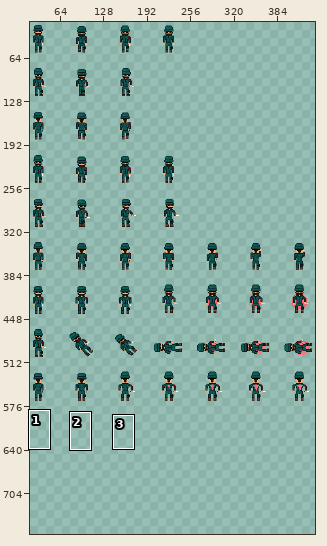
Sprite sheet: Assets/Sprites/Militar.png. The picture above shows the old version from afar; the outline marks the close-up.
Close-up. Earlier state:
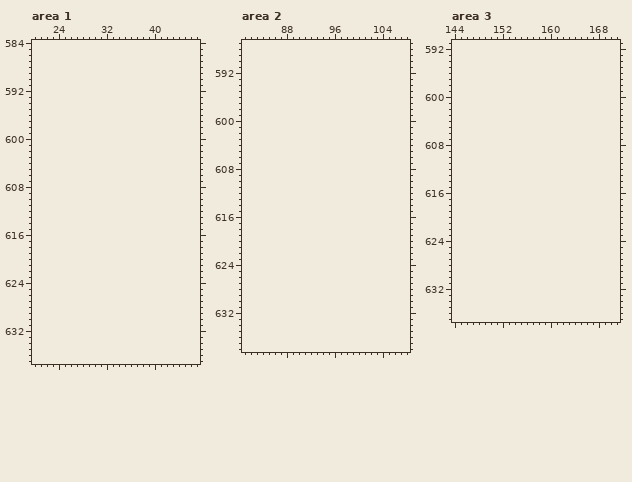
The file is 448x576 pixels. Pixels under 10% opacity are left out. Colours within 5 levels of each other are drawn and written as one. Shown: area 1: x 20..47, y 584..637; area 2: x 81..108, y 587..638; area 3: x 144..171, y 591..637. The old version is drawn lined up with the new one, on the new canvas. The wide view leaves out empty margins. The commit also changed other parts of the picture, which this record leaves out.
Palette (. is transparent): 
The result:
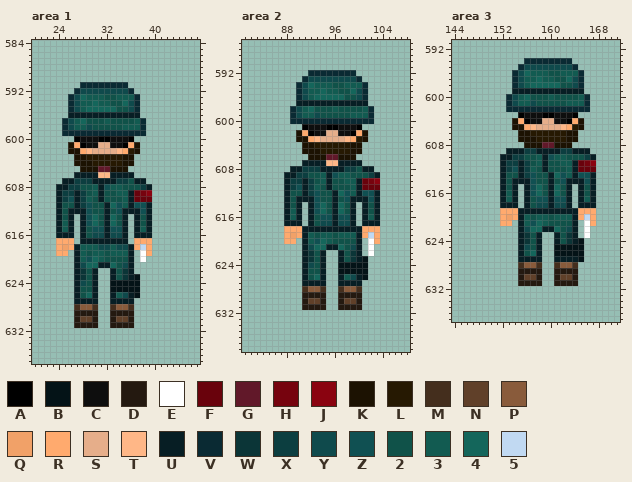
Colours new in this view: A #000000  B #041317  C #0e0e0e  D #241910  E #ffffff  F #69020c  G #611829  H #76030e  J #8a0310  K #1c1202  L #261902  M #442e1d  N #604029  P #895b3b  Q #f1a168  R #ffaa6e  S #e6ae8a  T #ffb787  U #071e24  V #0a2a33  W #0b3537  X #0c3e40  Y #0f4a4c  Z #105052  2 #105249  3 #125b51  4 #14665b  5 #c1d9f2
The exact change:
canvas 448x576 -> 448x768
Changed rows in their new state; - is an unchanged pixel.
Area 1:
first column x 24:
591 ----VVVVVVVV----
592 ---VYYYYYYYYV---
593 --VY433322333V--
594 --VY33433224YV--
595 --VY34444422YV--
596 --UUUUUUUUUUUU--
597 -VY34222322223V-
598 -VY33Y22222333V-
599 -VVVVVVVVVVVVVV-
600 ---ACCCAACCCA---
601 --KRACCSSCCARK--
602 --KKRTSSSSTRLK--
603 ---KKLLLLLLKK---
604 ---KKKLLLLLKK---
605 ----KKKGGKKK----
606 ---UUUUTTUUUU---
607 -UUXXXUUUUXX2UU-
608 UUXX223UZ33222XU
609 UXXUX23U2233UFHJ
610 UXZUX32U2223UFFF
611 U22UXZ22U4Z3UZZU
612 U2UUUZ22U2ZUUUZU
613 U2U-UZ42U42U-U2U
614 U3U-UZ42U42U-U2U
615 U3U-U2ZZUZZU-U3U
616 UUU-U2YYUYYU-UUU
617 RRR-UUUUUUUU-RRR
618 RQRU333YY3YYUR5R
619 RR-U32332333U-ER
620 ---U3Z432222U-E-
621 ---UY44UU42YU---
622 ---UW2U--U2WU---
623 ---UW2U--U2WUB--
624 ---UY2U--BBBBB--
625 ---U22U--BBBBB--
626 ---U24U--U3YUB--
627 ---UUUU--UUUU---
628 ---MPPM--MPPM---
629 ---DDDD--DDDD---
630 ---DNND--DNND---
631 ---DDDD--DDDD---
Area 2:
first column x 88:
592 ----VVVVVVVV----
593 ---VYYYYYYYYV---
594 --VY433322333V--
595 --VY33433224YV--
596 --VY34444422YV--
597 --UUUUUUUUUUUU--
598 -VY34222322223V-
599 -VY33Y22222333V-
600 -VVVVVVVVVVVVVV-
601 ---ACCCAACCCA---
602 --KRACCSSCCARK--
603 --KKRTSSSSTRLK--
604 ---KKLLLLLLKK---
605 ---KKKLLLLLKK---
606 ----KKKGGKKK----
607 ---UUUUTTUUUU---
608 -UUXXXUUUUXX2UU-
609 UUXX223UZ33222XU
610 UXXUX23U2233UFHJ
611 UXZUX32U2223UFFF
612 U22UXZ22U4Z3UZZU
613 U2UUUZ22U2ZUUUZU
614 U2U-UZ42U42U-U2U
615 U3U-UZ42U42U-U2U
616 U3U-U2ZZUZZU-U3U
617 UUU-U2YYUYYU-UUU
618 RRRUUUUUUUUUURRR
619 RQRU32332333UR5R
620 RR-U3Z432222U-ER
621 ---UY44UU42YU-E-
622 ---UW2U--U2WU-E-
623 ---UW2U--U2WUB--
624 ---UY2U--BBBBB--
625 ---U22U--BBBBB--
626 ---U24U--U3YUB--
627 ---UUUU--UUUU---
628 ---MPPM--MPPM---
629 ---DDDD--DDDD---
630 ---DNND--DNND---
631 ---DDDD--DDDD---
Area 3:
first column x 152:
594 ----VVVVVVVV----
595 ---VYYYYYYYYV---
596 --VY433322333V--
597 --VY33433224YV--
598 --VY34444422YV--
599 --UUUUUUUUUUUU--
600 -VY34222322223V-
601 -VY33Y22222333V-
602 -VVVVVVVVVVVVVV-
603 ---ACCCAACCCA---
604 --KRACCSSCCARK--
605 --KKRTSSSSTRLK--
606 ---KKLLLLLLKK---
607 ---KKKLLLLLKK---
608 ----KKKGGKKK----
609 -UUUXXUUUUXXUUU-
610 UUXX223UZ33222XU
611 UXXUX23U2233UFHJ
612 UXZUX32U2223UFFF
613 U22UXZ22U4Z3UZZU
614 U2UUUZ22U2ZUUUZU
615 U2U-UZ42U42U-U2U
616 U3U-UZ42U42U-U2U
617 U3U-U2ZZUZZU-U3U
618 UUU-U2YYUYYU-UUU
619 RRRUUUUUUUUUURRR
620 RQRU32332333UR5R
621 RR-U3Z432222U-ER
622 ---UY44UU42YU-E-
623 ---UW2U--U2WU-E-
624 ---UW2U--U2WUB--
625 ---UY2U--BBBBB--
626 ---U24U--BBBBB--
627 ---UUUU--UUUUB--
628 ---MPPM--MPPM---
629 ---DDDD--DDDD---
630 ---DNND--DNND---
631 ---DDDD--DDDD---
Boxes around the changes in both close-ups, in picture pixels (x1, y1, x2, y2):
added: (56, 82, 152, 328)
added: (284, 70, 380, 310)
added: (500, 58, 596, 286)
